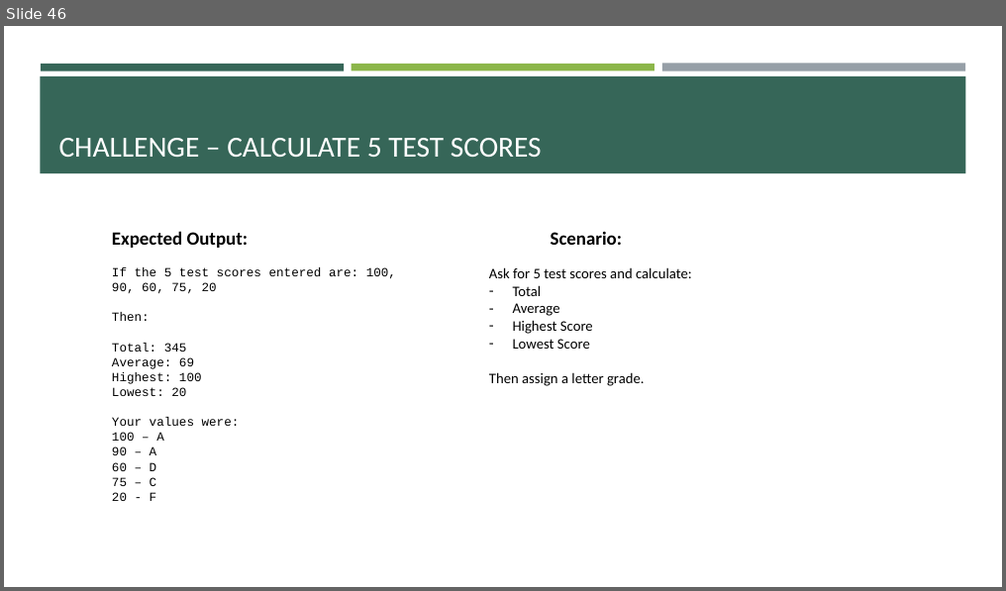
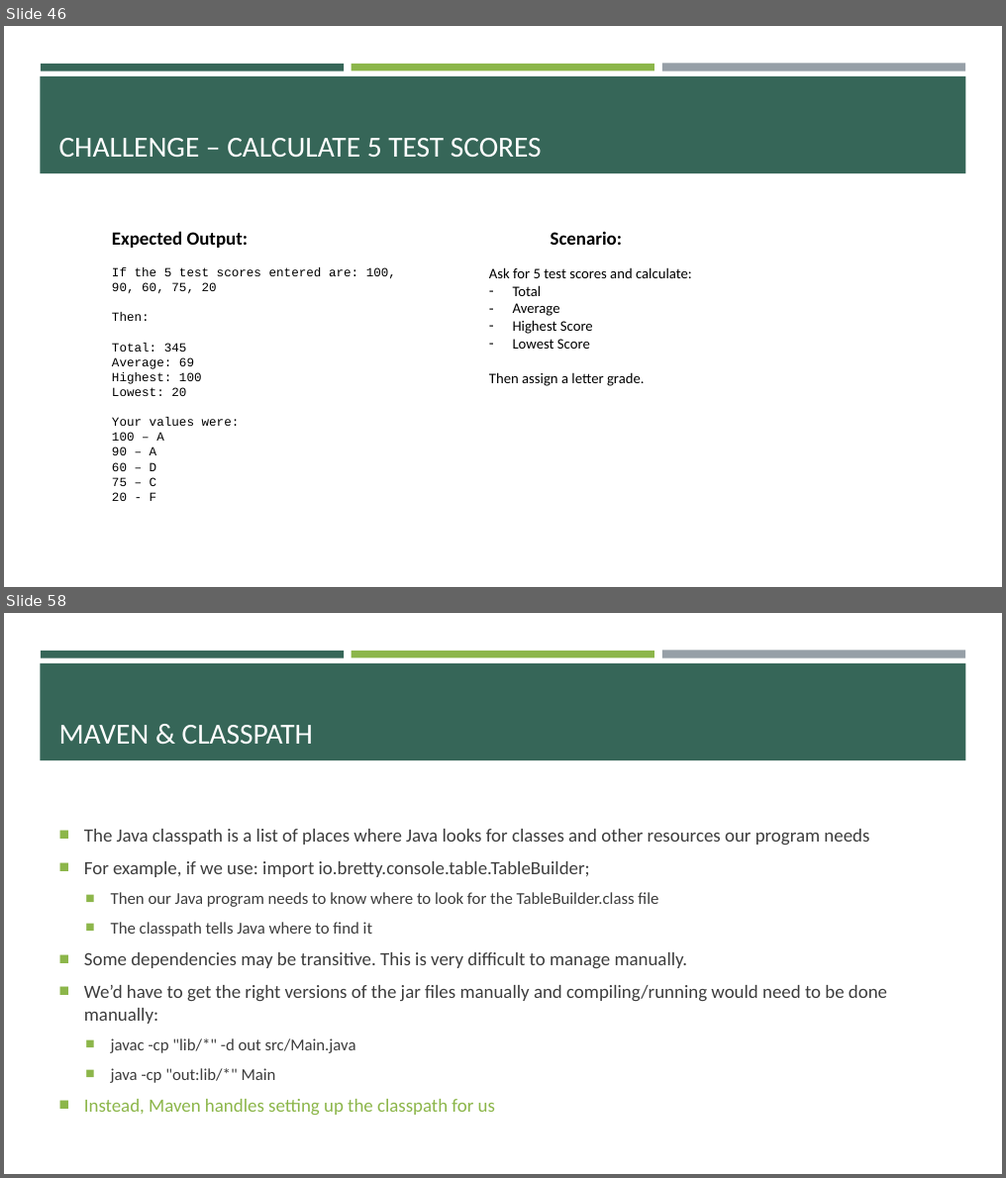
Before and after one commit to e-m-wilson/java-fs, a slide deck: Week_2/Core_Java.pptx. Shown one above the other, each under a label of ours: slide 46 before the commit, slides 46 and 58 after it; the slides between them are not shown. The pictures are 1006x591 and 1006x1178 pixels, drawn with LibreOffice and Linux fonts; fonts in the diff are those of the drawing. Boxes give left, top, right and bottom in pixels: in the first picture for what was removed or moved away, otherwise in the second. Text is boxed around its words. In the diff, an @@ line names an element or a change of style, - is before the commit and + after.

```diff
--- a/Week_2/Core_Java.pptx
+++ b/Week_2/Core_Java.pptx
@@ slide 58 added at (4, 613, 1002, 1174), background #FFFFFF; not listed: 4 template elements that a slide beside it also shows @@
@@ title added at (59, 725, 313, 744), 28 pt, text #FFFFFF @@
+MAVEN & CLASSPATH
@@ text added at (84, 829, 887, 1115), 18 pt, text #3D3D3D @@
+■ The Java classpath is a list of places where Java looks for classes and other resources our program needs
+■ For example, if we use: import io.bretty.console.table.TableBuilder;
+  ■ Then our Java program needs to know where to look for the TableBuilder.class file
+  ■ The classpath tells Java where to find it
+■ Some dependencies may be transitive. This is very difficult to manage manually.
+■ We’d have to get the right versions of the jar files manually and compiling/running would need to be done manually:
+  ■ javac -cp "lib/*" -d out src/Main.java
+  ■ java -cp "out:lib/*" Main
+■ Instead, Maven handles setting up the classpath for us
```
Also in this commit, not shown: 1 slide changed, 20 other slides added, 6 other files.
